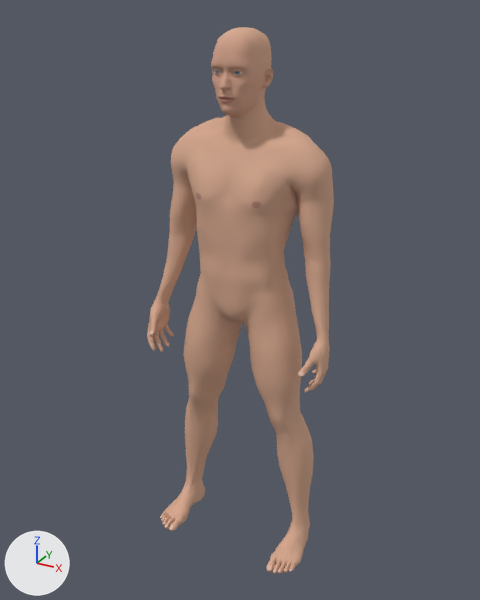
One commit to the glTF model assets/models/male_fixed.glb: the scene before it, then after it.
Camera for both pictures: a 50 mm camera at (0.97, -1.826, 1.84) aimed at (-0.009, -0.046, 0.949). Arrows for +X, +Y and +Z are at lower left; the lights stay in place. The older version comes first. Vertices at exactly the same position are counted once.

Names of what the first picture shows: 'male_body'.
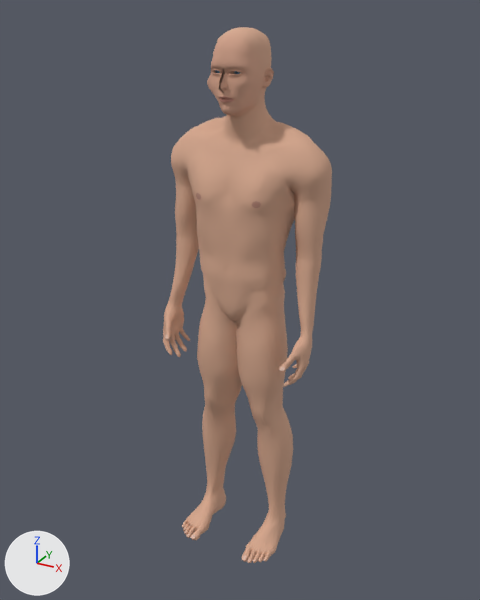
Where the change shows, as pixel boxes (x1, y1, x2, y2) in the pictures (480 x 600 px; the box of a moved part takes in the faces that stretch with it):
'male_body', reshaped (10% narrower)
    before: (147, 27, 334, 574)
    after: (163, 27, 332, 563)
part 1 of me_male_body, moved or reshaped
    before: (147, 173, 334, 574)
    after: (163, 173, 332, 563)
part 2 of me_male_body, moved or reshaped
    before: (212, 76, 215, 88)
    after: (207, 76, 212, 92)
part 3 of me_male_body, moved or reshaped
    before: (221, 65, 238, 90)
    after: (219, 65, 235, 90)
part 4 of me_male_body, moved or reshaped
    before: (214, 77, 249, 97)
    after: (210, 77, 249, 97)
part 5 of me_male_body, moved or reshaped
    before: (212, 60, 257, 101)
    after: (210, 61, 257, 101)

The edits, one by one:
me_male_body is used by ob_male_body; location (0.0, 0.0, 0.0).
me_male_body had 13380 vertices, 26756 faces and spanned x -0.33..0.33, y -0.24..0.1, z 0.0..1.79.
me_male_body now has 13380 vertices, 26756 faces and spans x -0.27..0.27, y -0.24..0.1, z 0.0..1.79.
me_male_body part 1: 7538 of 13380 vertices moved; they spanned x -0.33..0.33, y -0.24..0.1, z 0.0..1.34 and now span x -0.27..0.27, y -0.24..0.1, z 0.0..1.34; mean shift (0.0, 0.0, 0.0); largest move (-0.27, -0.05, 0.06) -> (-0.17, -0.05, 0.06).
me_male_body part 2: 11 of the vertices in x -0.06..-0.05, y -0.13..-0.11, z 1.63..1.66 are moved by (-0.01, -0.02, 0.0).
me_male_body part 3: 348 of the vertices in x 0.0..0.03, y -0.17..-0.11, z 1.63..1.69 are moved by (-0.01, -0.01, 0.0).
me_male_body part 4: 16 of the vertices in x -0.05..0.05, y -0.13..-0.12, z 1.62..1.66 are moved by (0.0, -0.02, 0.0).
me_male_body part 5: 748 of the vertices in x -0.07..0.07, y -0.17..-0.09, z 1.61..1.7 are moved by (0.0, -0.01, 0.0).
Other edits to the shape of me_male_body do not show in these pictures.
